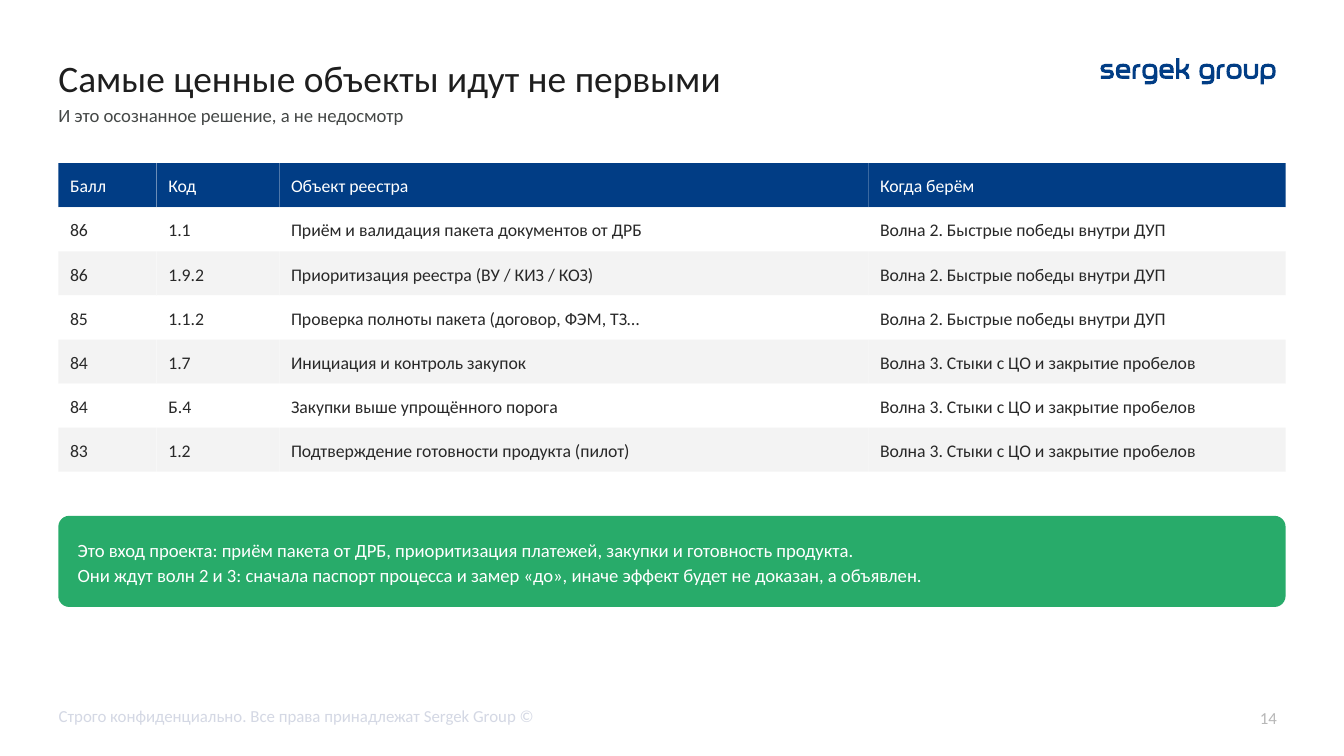
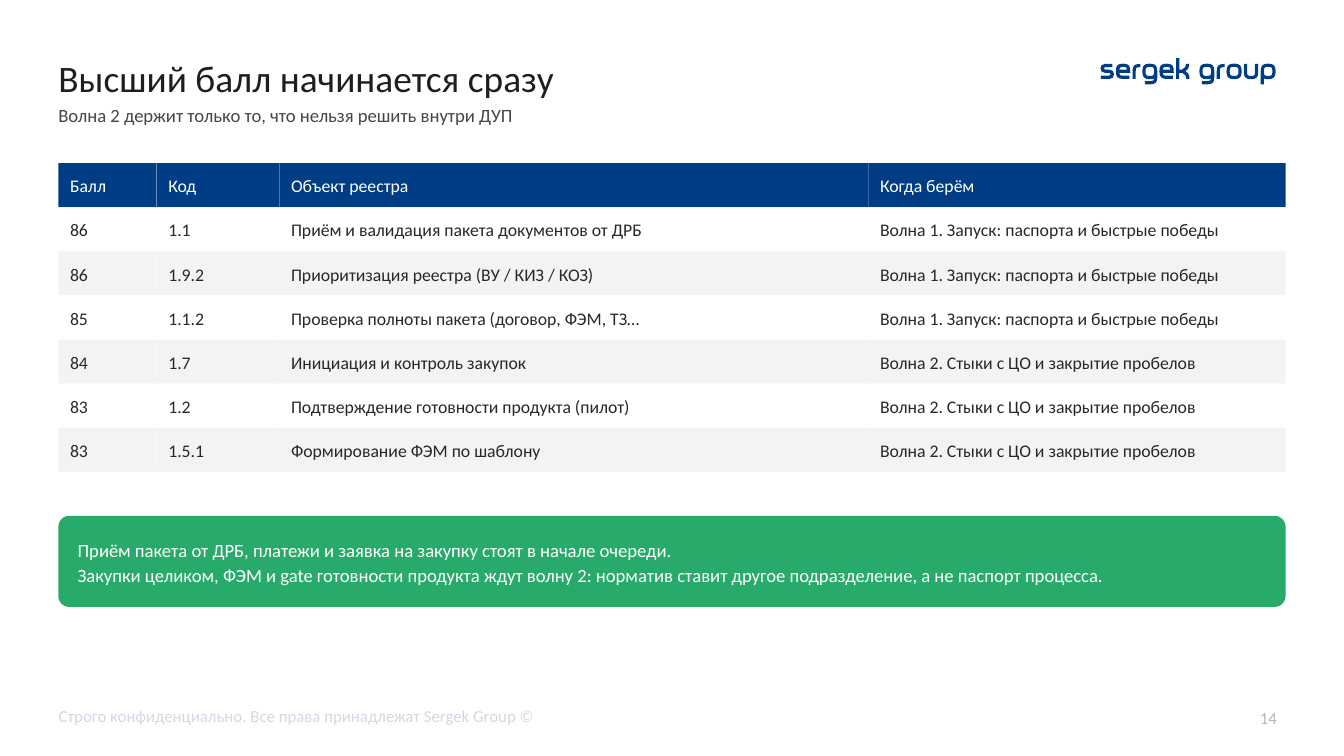
Before and after one commit to TemeshevProject/SG-DUP-Project, a slide deck: slide 14 of dup_project/02_Презентация/ДУП_Приоритеты_реинжиниринга_презентация.pptx. Drawn at 1344x756 pixels with LibreOffice and Linux fonts; fonts in the diff are those of the drawing. Boxes give left, top, right and bottom in pixels: in the first picture for what was removed or moved away, otherwise in the second. Text is boxed around its words. In the diff, an @@ line names an element or a change of style, - is before the commit and + after.

```diff
--- a/dup_project/02_Презентация/ДУП_Приоритеты_реинжиниринга_презентация.pptx
+++ b/dup_project/02_Презентация/ДУП_Приоритеты_реинжиниринга_презентация.pptx
@@ text at (58,66,554,98): text changed @@
-Самые ценные объекты идут не первыми
+Высший балл начинается сразу
@@ text at (58,110,512,125): text changed @@
-И это осознанное решение, а не недосмотр
+Волна 2 держит только то, что нельзя решить внутри ДУП
@@ text in rectangle at (880,224,1219,239): text changed @@
-Волна 2. Быстрые победы внутри ДУП
+Волна 1. Запуск: паспорта и быстрые победы
@@ text in rectangle at (880,269,1219,284): text changed @@
-Волна 2. Быстрые победы внутри ДУП
+Волна 1. Запуск: паспорта и быстрые победы
@@ text in rectangle at (880,313,1219,328): text changed @@
-Волна 2. Быстрые победы внутри ДУП
+Волна 1. Запуск: паспорта и быстрые победы
@@ text in rectangle at (880,357,1196,372): text changed @@
-Волна 3. Стыки с ЦО и закрытие пробелов
+Волна 2. Стыки с ЦО и закрытие пробелов
@@ rectangle "1.2": place and size @@
-rectangle "1.2" at (156,427,278,472)
+rectangle "1.2" at (156,383,278,427)
@@ rectangle "1.2" at (156,383,278,427): fill #F3F3F3 to #FFFFFF @@
@@ rectangle removed at (156,383,278,427) @@
-Б.4
@@ rectangle "Подтверждение готовности продукта (пилот)": place and size @@
-rectangle "Подтверждение готовности продукта (пилот)" at (280,427,868,472)
+rectangle "Подтверждение готовности продукта (пилот)" at (280,383,868,427)
@@ rectangle "Подтверждение готовности продукта (пилот)" at (280,383,868,427): fill #F3F3F3 to #FFFFFF @@
@@ rectangle removed at (280,383,868,427) @@
-Закупки выше упрощённого порога
@@ text in rectangle at (70,401,88,413): text changed @@
-84
+83
@@ text in rectangle at (880,401,1196,416): text changed @@
-Волна 3. Стыки с ЦО и закрытие пробелов
+Волна 2. Стыки с ЦО и закрытие пробелов
@@ rectangle added at (156,427,278,472), fill #F3F3F3, 9.5 pt, text #282828 @@
+1.5.1
@@ rectangle added at (280,427,868,472), fill #F3F3F3, 9.5 pt, text #282828 @@
+Формирование ФЭМ по шаблону
@@ text in rectangle at (880,445,1196,460): text changed @@
-Волна 3. Стыки с ЦО и закрытие пробелов
+Волна 2. Стыки с ЦО и закрытие пробелов
@@ text in rounded rectangle at (78,544,1103,585): text changed @@
-Это вход проекта: приём пакета от ДРБ, приоритизация платежей, закупки и готовность продукта.
-Они ждут волн 2 и 3: сначала паспорт процесса и замер «до», иначе эффект будет не доказан, а объявлен.
+Приём пакета от ДРБ, платежи и заявка на закупку стоят в начале очереди.
+Закупки целиком, ФЭМ и gate готовности продукта ждут волну 2: норматив ставит другое подразделение, а не паспорт процесса.
```
Also in this commit, not shown: 14 other slides changed, 2 other files.
